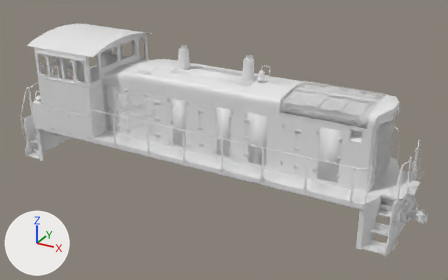
An edit to the Blender file SW1500/SW1500.blend, drawn before and after from the same camera.
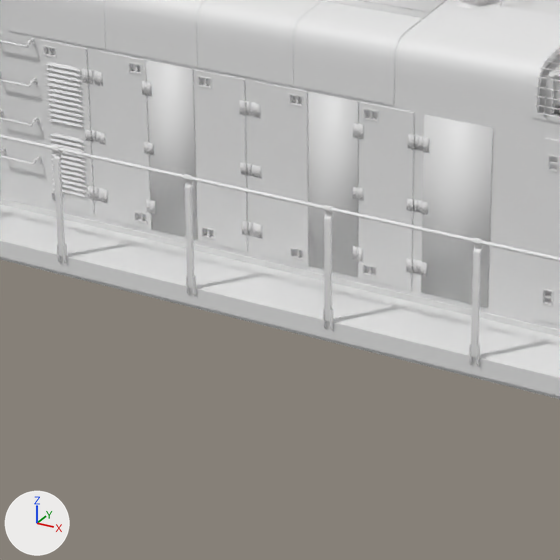
The first picture shows the older version from a camera (50 mm lens) standing at (9.13, -15.27, 9.5) and looking at (0.69, 0.08, 1.82). The close-ups show both versions on the part from 29% to 64% of the width and 29% to 84% of the height of that picture; other places that the commit changed are outside them. Lighting does not change. The marker at lower left points along +X, +Y and +Z.
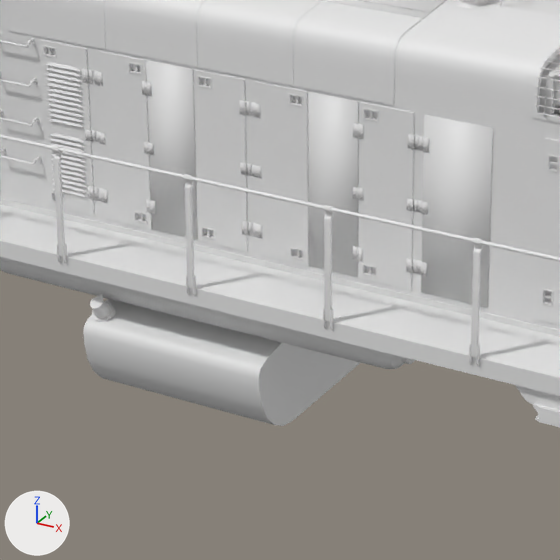
Pixel boxes (x1, y1, x2, y2) of what changed, in the close-ups (560 x 560 px):
'Cube.301', added: after (83, 299, 360, 426)
'Cylinder.092', added: after (0, 257, 415, 369)
'Cube.313', added: after (515, 385, 560, 427)
'Cylinder.089', added: after (92, 301, 116, 322)
'Cylinder.091', added: after (90, 294, 104, 310)
'Cylinder.090', added: after (92, 301, 110, 317)
'Cube.001', unchanged, covered by the edit: before (0, 257, 560, 399)

The change, as a diff of the scene's bpy script:
```diff
--- a/SW1500/SW1500.blend.py
+++ b/SW1500/SW1500.blend.py
@@ ob_cube_313 @@
+ob_cube_313 = bpy.data.objects.new('Cube.313', me_cube_149)  # 84 vertices, 72 faces; spans x 3.08..3.74, y 1.44..1.56, z 1.3..1.66; modifiers MIRROR
+ob_cube_313.location = (0.0, 0.0, 0.0)
@@ ob_cylinder_092 @@
+ob_cylinder_092 = bpy.data.objects.new('Cylinder.092', me_cylinder_038)  # 160 vertices, 146 faces; spans x -0.2..0.2, y -0.2..0.2, z 0.0..2.08; modifiers MIRROR
+ob_cylinder_092.location = (0.0, 1.1, 1.38)
+ob_cylinder_092.rotation_euler = (0.0, 1.571, 0.0)  # degrees (0, 90, 0)
@@ ob_cylinder_091 @@
+ob_cylinder_091 = bpy.data.objects.new('Cylinder.091', me_cylinder_037)  # 88 vertices, 74 faces; spans x -0.0576..0.0576, y -0.066..0.0731, z 0.1395..0.1911; modifiers MIRROR
+ob_cylinder_091.location = (-0.75, 1.321, 1.13)
+ob_cylinder_091.rotation_euler = (-0.524, 0.0, 0.0)  # degrees (-30, 0, 0)
@@ ob_cylinder_090 @@
+ob_cylinder_090 = bpy.data.objects.new('Cylinder.090', me_cylinder_036)  # 32 vertices, 18 faces; spans x -0.0727..0.0727, y -0.0667..0.0781, z 0.0634..0.154; modifiers MIRROR
+ob_cylinder_090.location = (-0.75, 1.321, 1.13)
+ob_cylinder_090.rotation_euler = (-0.524, 0.0, 0.0)  # degrees (-30, 0, 0)
@@ ob_cylinder_089 @@
+ob_cylinder_089 = bpy.data.objects.new('Cylinder.089', me_cylinder_035)  # 64 vertices, 50 faces; spans x -0.093..0.093, y -0.096..0.096, z -0.043..0.076; modifiers MIRROR
+ob_cylinder_089.location = (-0.75, 1.321, 1.13)
+ob_cylinder_089.rotation_euler = (-0.524, 0.0, 0.0)  # degrees (-30, 0, 0)
@@ ob_cube_301 @@
+ob_cube_301 = bpy.data.objects.new('Cube.301', me_cube_141)  # 30 vertices, 17 faces; spans x 0.0..0.85, y 0.0..1.494, z 0.36..1.18; modifiers MIRROR
+ob_cube_301.location = (0.0, 0.0, 0.0)
```
